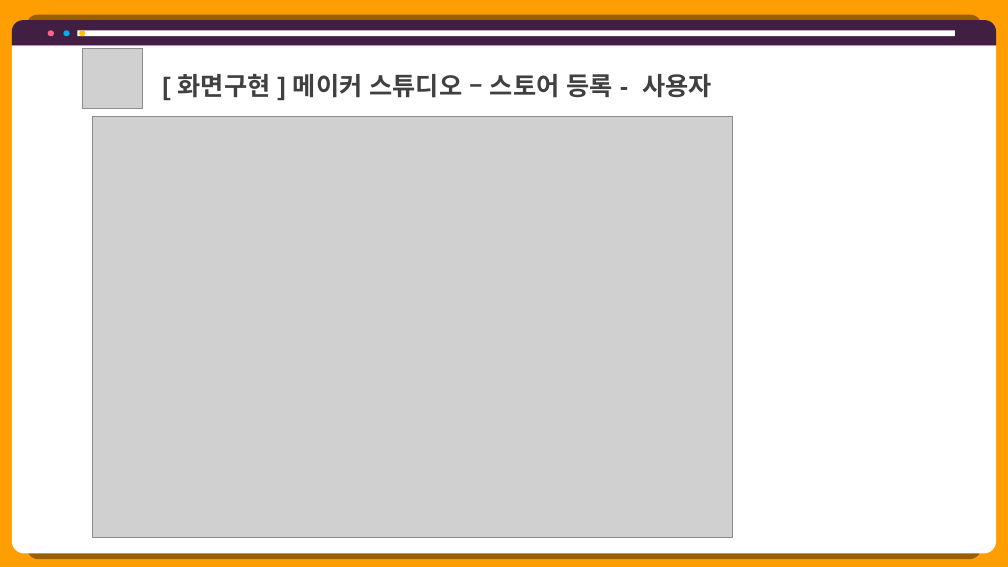
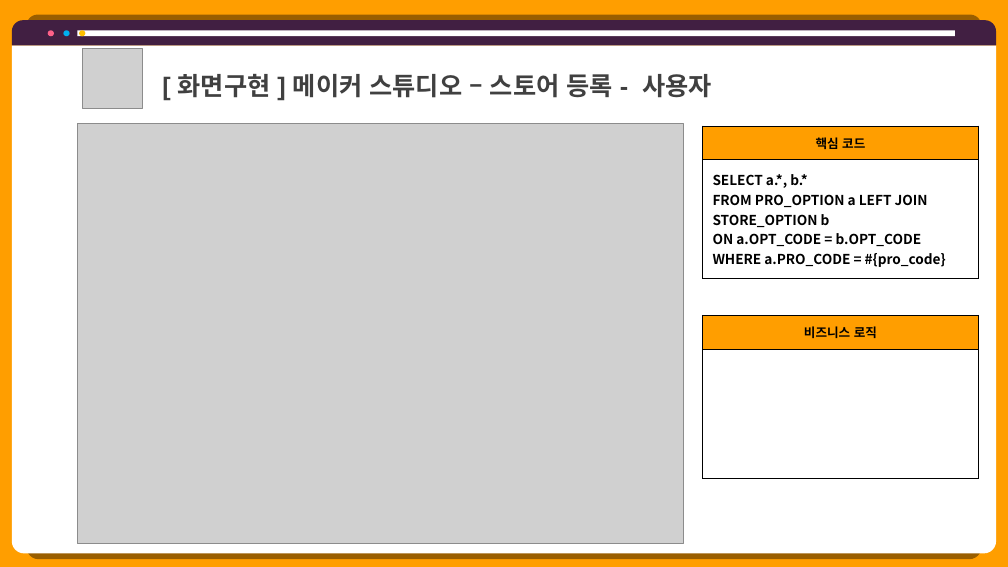
Before and after one commit to hhsw07/ezen-academy-projects, a slide deck: slide 39 of 0 발표용 파워포인트/project06 - 파워포인트 종합 - 현태.pptx (slide 43 before the commit). Drawn at 1008x567 pixels with LibreOffice and Linux fonts; fonts in the diff are those of the drawing; grey boxes stand for pictures. Boxes give left, top, right and bottom in pixels: in the first picture for what was removed or moved away, otherwise in the second. Text is boxed around its words. In the diff, an @@ line names an element or a change of style, - is before the commit and + after.

```diff
--- a/0 발표용 파워포인트/project06 - 파워포인트 종합 - 현태.pptx
+++ b/0 발표용 파워포인트/project06 - 파워포인트 종합 - 현태.pptx
@@ picture: place and size @@
-picture at (92,116,733,538)
+picture at (77,123,684,544)
@@ table added at (702,126,979,279), 2 rows, 1 columns @@
+핵심 코드
+SELECT a.*, b.* / FROM PRO_OPTION a LEFT JOIN STORE_OPTION b / ON a.OPT_CODE = b.OPT_CODE / WHERE a.PRO_CODE = #{pro_code}
@@ table added at (702,315,979,479), 2 rows, 1 columns @@
+비즈니스 로직
+
```
Also in this commit, not shown: 37 other slides changed, 1 slide added, 6 slides removed, 14 other files.
